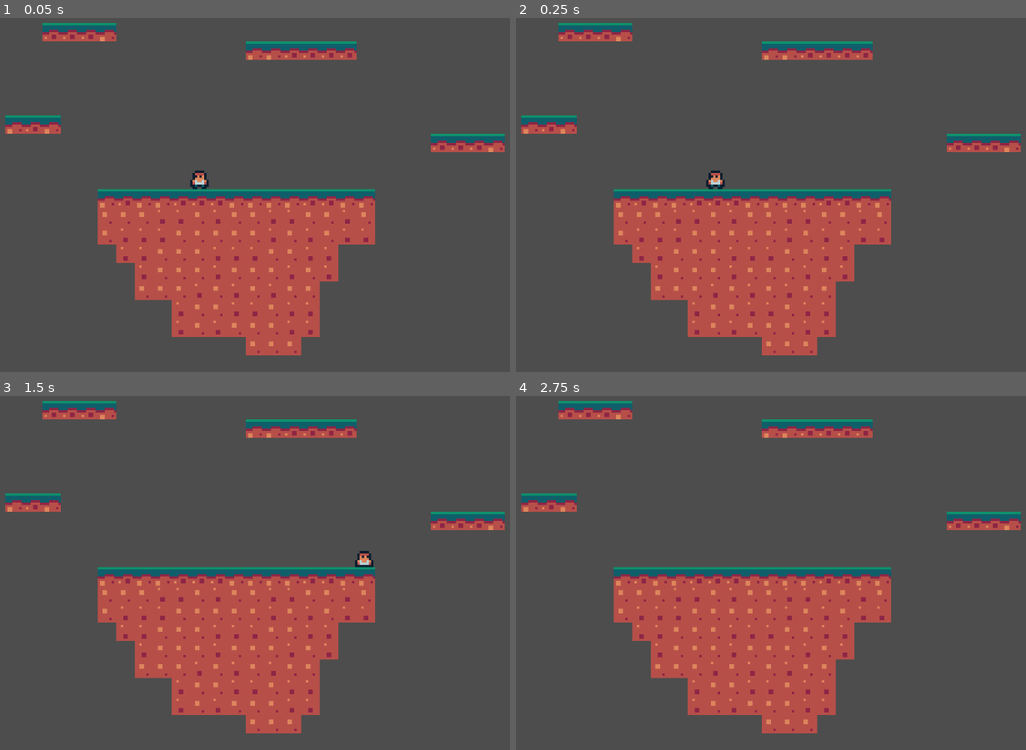
Above: before the commit, frames 1-4 (two rows, left to right).
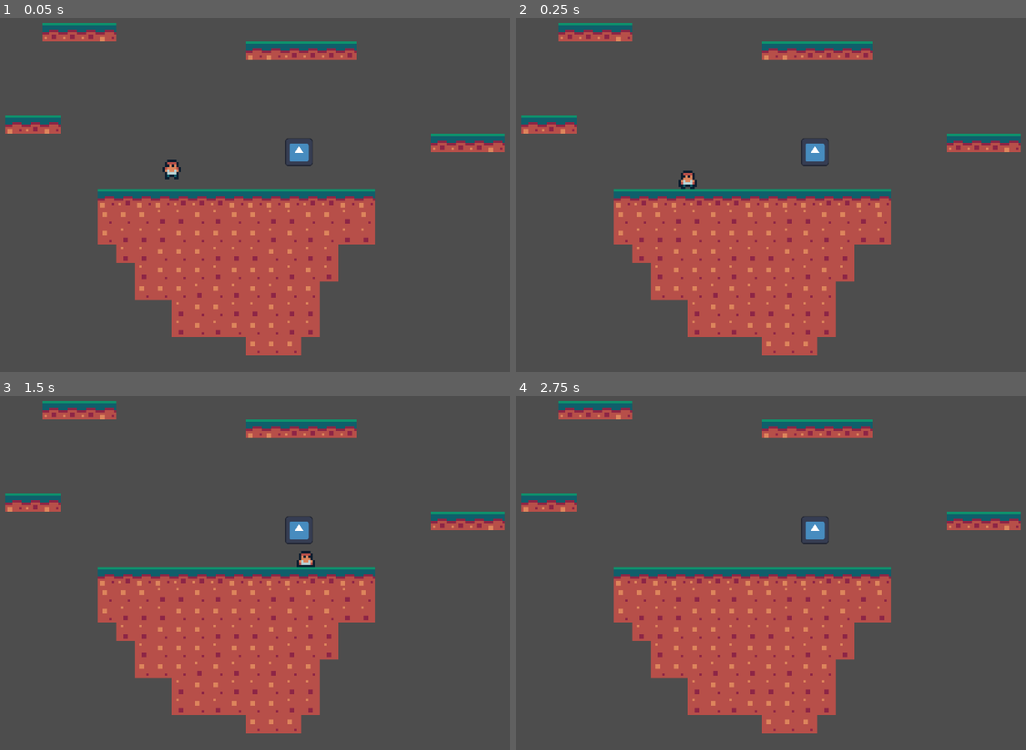
Above: after the commit, the same moments.

Repository: OllieBlomfield/zombie_game
Game: Godot game, scene res://scenes/levels/ollie_test_level.tscn
Same seed, same stepped clock (60 frames per second), same inputs: the game is played once before the commit and once after it. The engine's default icon, where the game draws it, is replaced by a stand-in: a white triangle on a blue panel in a dark square.
Inputs:
- Up to frame 1 (0.05 s): no input
- Up to frame 2 (0.25 s): no input
- Up to frame 3 (1.5 s): tap Enter at 0.5 s; hold D (right) from 0.53 s (still down); tap Space (jump) at 0.77 s
- Up to frame 4 (2.75 s): tap Space (jump) at 1.52 s; release D (right) at 2.03 s; hold A (left) from 2.03 s (still down)

The runs differ from the first frame. In frame 1, 0.6% of the frame differs, in the area x 31-62%, y 34-49%; in frame 2, 0.6%; in frame 3, 0.5%; in frame 4, 0.3%.

Commit message:
Hitboxes and Hurtboxes working

Diff:
--- a/components/health.gd
+++ b/components/health.gd
@@ -12,6 +12,7 @@
 
 func _ready() -> void:
 	health = max_health
+	health_depleted.connect(die)
 
 func set_health(value: int) -> void:
 	if value < health and immortality:
@@ -41,5 +42,10 @@
 	if immortality:
 		return
 	set_health(health - amount)
+	print(health)
+	print("HIT")
 	if temp_immortality > 0:
 		set_temporary_immortality(temp_immortality)
+
+func die():
+	print("DEAD")
--- a/scenes/levels/ollie_test_level.tscn
+++ b/scenes/levels/ollie_test_level.tscn
@@ -2,6 +2,7 @@
 
 [ext_resource type="Texture2D" uid="uid://jrasxf24v7bo" path="res://graphics/tilesets/temp_tile_set.png" id="1_p757t"]
 [ext_resource type="PackedScene" uid="uid://dmkq5jw7w02uv" path="res://scenes/objects/player.tscn" id="2_7dm00"]
+[ext_resource type="PackedScene" uid="uid://fthck4igf32o" path="res://scenes/objects/zombie.tscn" id="3_xciyh"]
 
 [sub_resource type="TileSetAtlasSource" id="TileSetAtlasSource_7dm00"]
 texture = ExtResource("1_p757t")
@@ -77,7 +78,11 @@
 tile_set = SubResource("TileSet_xciyh")
 
 [node name="Player" parent="." unique_id=1359689479 node_paths=PackedStringArray("camera") instance=ExtResource("2_7dm00")]
+position = Vector2(-16, -10)
 camera = NodePath("../Camera2D")
 
 [node name="Camera2D" type="Camera2D" parent="." unique_id=1684185074]
 zoom = Vector2(4, 4)
+
+[node name="Zombie" parent="." unique_id=1721881803 instance=ExtResource("3_xciyh")]
+position = Vector2(39, -15)
--- a/scenes/objects/player.tscn
+++ b/scenes/objects/player.tscn
@@ -2,9 +2,14 @@
 
 [ext_resource type="Script" uid="uid://bsb1ofl3xdxk" path="res://scripts/objects/player.gd" id="1_a8lix"]
 [ext_resource type="SpriteFrames" uid="uid://lormeva0l4n8" path="res://graphics/player/player_sprite_frames.tres" id="2_2147m"]
+[ext_resource type="Script" uid="uid://bcrt8c45areik" path="res://components/health.gd" id="3_q8hb4"]
+[ext_resource type="Script" uid="uid://bwjbhslyjufr3" path="res://components/hurtbox.gd" id="4_ksjmp"]
 
 [sub_resource type="RectangleShape2D" id="RectangleShape2D_h5uus"]
 size = Vector2(7.9, 7.9)
+
+[sub_resource type="CircleShape2D" id="CircleShape2D_54rde"]
+radius = 4.0
 
 [node name="Player" type="CharacterBody2D" unique_id=1359689479]
 script = ExtResource("1_a8lix")
@@ -15,3 +20,18 @@
 
 [node name="CollisionShape2D" type="CollisionShape2D" parent="." unique_id=807991088]
 shape = SubResource("RectangleShape2D_h5uus")
+
+[node name="Health" type="Node" parent="." unique_id=713127109]
+script = ExtResource("3_q8hb4")
+max_health = 3
+health = 3
+metadata/_custom_type_script = "uid://bcrt8c45areik"
+
+[node name="HurtBox" type="Area2D" parent="." unique_id=491201341 node_paths=PackedStringArray("health")]
+script = ExtResource("4_ksjmp")
+health = NodePath("../Health")
+metadata/_custom_type_script = "uid://bwjbhslyjufr3"
+
+[node name="CollisionShape2D" type="CollisionShape2D" parent="HurtBox" unique_id=703613534]
+shape = SubResource("CircleShape2D_54rde")
+debug_color = Color(0.8975599, 0.2660589, 0.44467953, 0.41960785)
--- /dev/null
+++ b/scenes/objects/zombie.tscn
@@ -0,0 +1,48 @@
+[gd_scene format=3 uid="uid://fthck4igf32o"]
+
+[ext_resource type="Script" uid="uid://c3vd3j8w8ginx" path="res://scripts/objects/zombie.gd" id="1_xcqe2"]
+[ext_resource type="Texture2D" uid="uid://vgs7dg8rjuxu" path="res://icon.svg" id="2_hnlsj"]
+[ext_resource type="Script" uid="uid://bcrt8c45areik" path="res://components/health.gd" id="3_rln44"]
+[ext_resource type="Script" uid="uid://clpibth8iopnl" path="res://components/hitbox.gd" id="4_cutmx"]
+[ext_resource type="Script" uid="uid://bwjbhslyjufr3" path="res://components/hurtbox.gd" id="5_d5t1q"]
+
+[sub_resource type="CircleShape2D" id="CircleShape2D_hnlsj"]
+
+[sub_resource type="CircleShape2D" id="CircleShape2D_rln44"]
+radius = 9.0
+
+[sub_resource type="RectangleShape2D" id="RectangleShape2D_cutmx"]
+size = Vector2(13.0625, 12.5)
+
+[node name="Zombie" type="CharacterBody2D" unique_id=1721881803]
+script = ExtResource("1_xcqe2")
+
+[node name="Sprite2D" type="Sprite2D" parent="." unique_id=107358941]
+position = Vector2(0, -1)
+scale = Vector2(0.09375, 0.09375)
+texture = ExtResource("2_hnlsj")
+
+[node name="Health" type="Node" parent="." unique_id=374794825]
+script = ExtResource("3_rln44")
+metadata/_custom_type_script = "uid://bcrt8c45areik"
+
+[node name="HitBox" type="Area2D" parent="." unique_id=1811941341]
+script = ExtResource("4_cutmx")
+damage = 1
+metadata/_custom_type_script = "uid://clpibth8iopnl"
+
+[node name="CollisionShape2D" type="CollisionShape2D" parent="HitBox" unique_id=243866070]
+shape = SubResource("CircleShape2D_hnlsj")
+debug_color = Color(0.24129903, 0.54600394, 0.871758, 0.41960785)
+
+[node name="HurtBox" type="Area2D" parent="." unique_id=721889875]
+script = ExtResource("5_d5t1q")
+metadata/_custom_type_script = "uid://bwjbhslyjufr3"
+
+[node name="CollisionShape2D" type="CollisionShape2D" parent="HurtBox" unique_id=775504974]
+shape = SubResource("CircleShape2D_rln44")
+debug_color = Color(0.83817405, 0.36629915, 0.3307443, 0.41960785)
+
+[node name="CollisionShape2D" type="CollisionShape2D" parent="." unique_id=834686617]
+position = Vector2(0, -1)
+shape = SubResource("RectangleShape2D_cutmx")
--- /dev/null
+++ b/scripts/enemy.gd
@@ -0,0 +1,21 @@
+class_name Enemy
+extends Node
+
+@export var health = Health
+@export var hitbox = HitBox
+@export var hurtbox = HurtBox
+
+
+
+# Called when the node enters the scene tree for the first time.
+func _ready() -> void:
+	hurtbox.received_damage.connect(die)
+
+func move():
+	pass
+
+func attack():
+	pass
+
+func die():
+	queue_free()
--- /dev/null
+++ b/scripts/objects/zombie.gd
@@ -0,0 +1,12 @@
+class_name Zombie
+extends Enemy
+
+
+# Called when the node enters the scene tree for the first time.
+func _ready() -> void:
+	pass # Replace with function body.
+
+
+# Called every frame. 'delta' is the elapsed time since the previous frame.
+func _process(delta: float) -> void:
+	pass
Not shown, added: scripts/enemy.gd.uid
Not shown, added: scripts/objects/zombie.gd.uid
